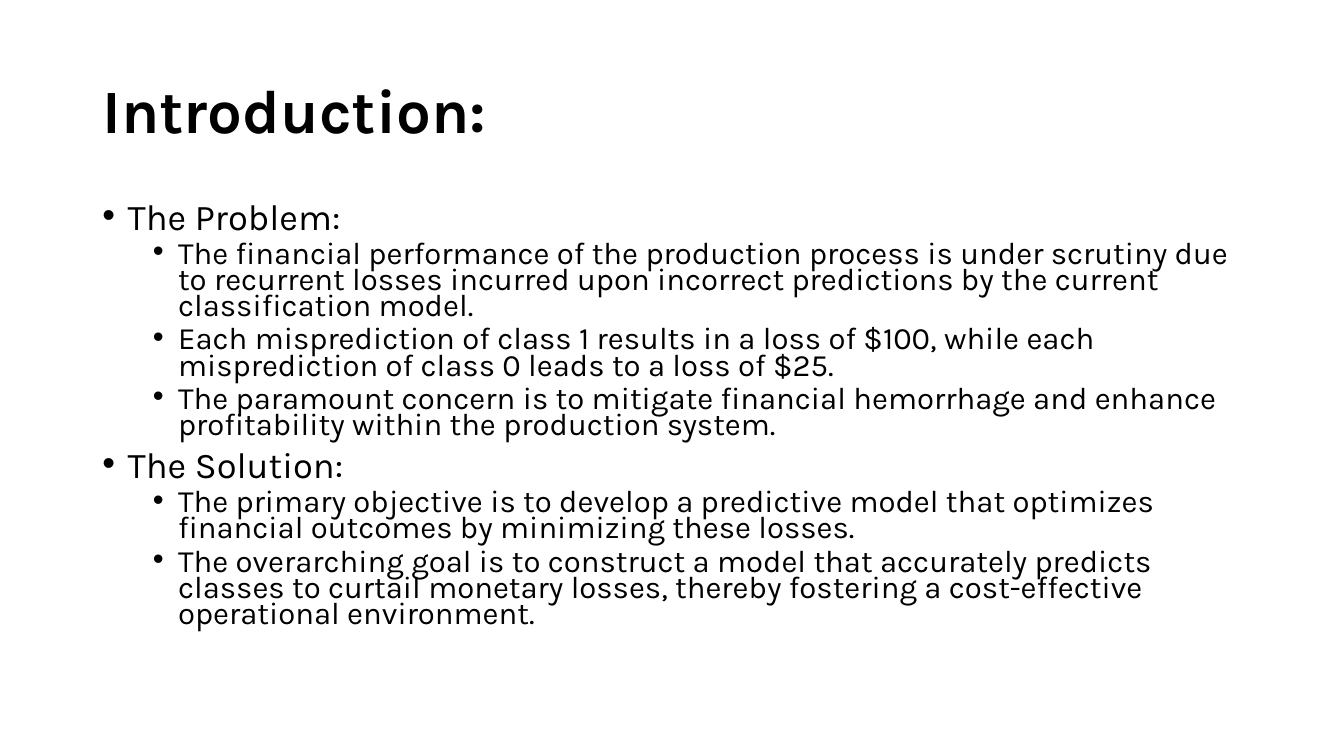
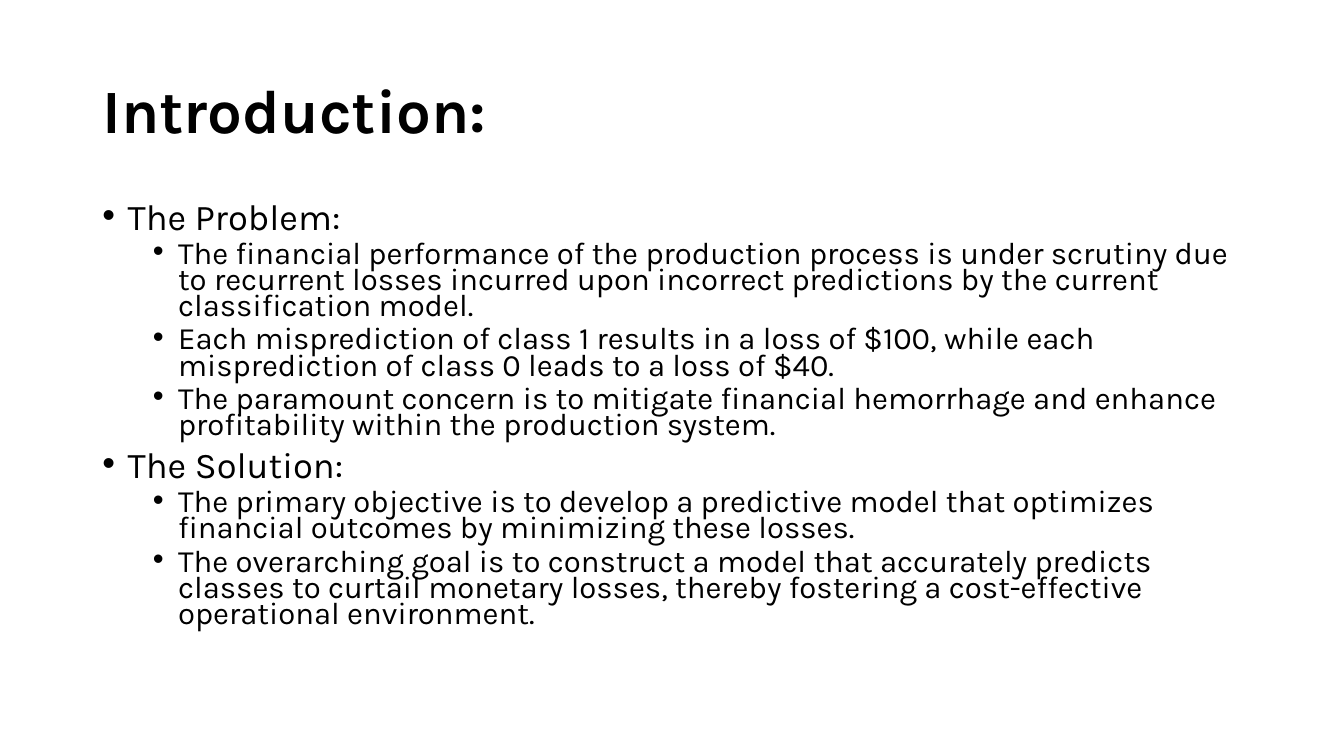
Before and after one commit to Mcusac/Case-Study-X, a slide deck: slide 2 of Cusack_Matthew_CaseStudy7.pptx. Drawn at 1344x756 pixels with LibreOffice and Linux fonts; fonts in the diff are those of the drawing. Boxes give left, top, right and bottom in pixels: in the first picture for what was removed or moved away, otherwise in the second. Text is boxed around its words. In the diff, an @@ line names an element or a change of style, - is before the commit and + after.

```diff
--- a/Cusack_Matthew_CaseStudy7.pptx
+++ b/Cusack_Matthew_CaseStudy7.pptx
@@ text at [178,327,1095,383]: text changed @@
-  • Each misprediction of class 1 results in a loss of $100, while each misprediction of class 0 leads to a loss of $25.
+  • Each misprediction of class 1 results in a loss of $100, while each misprediction of class 0 leads to a loss of $40.
```
Also in this commit, not shown: 9 other slides changed, 6 slides added, 3 slides removed, 15 other files.
